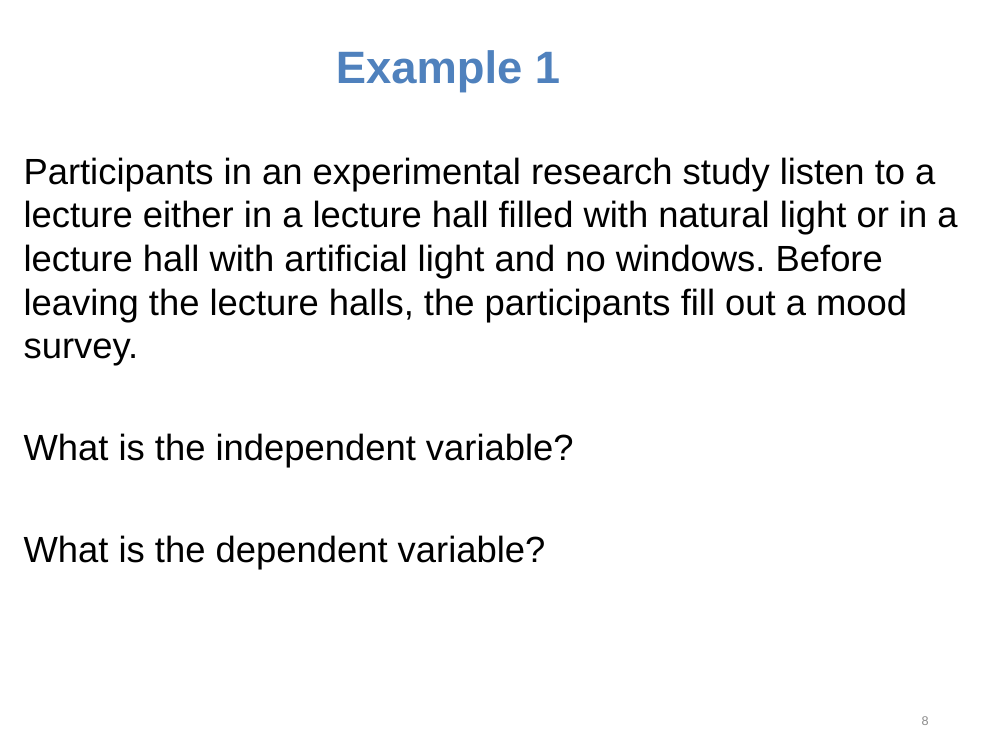
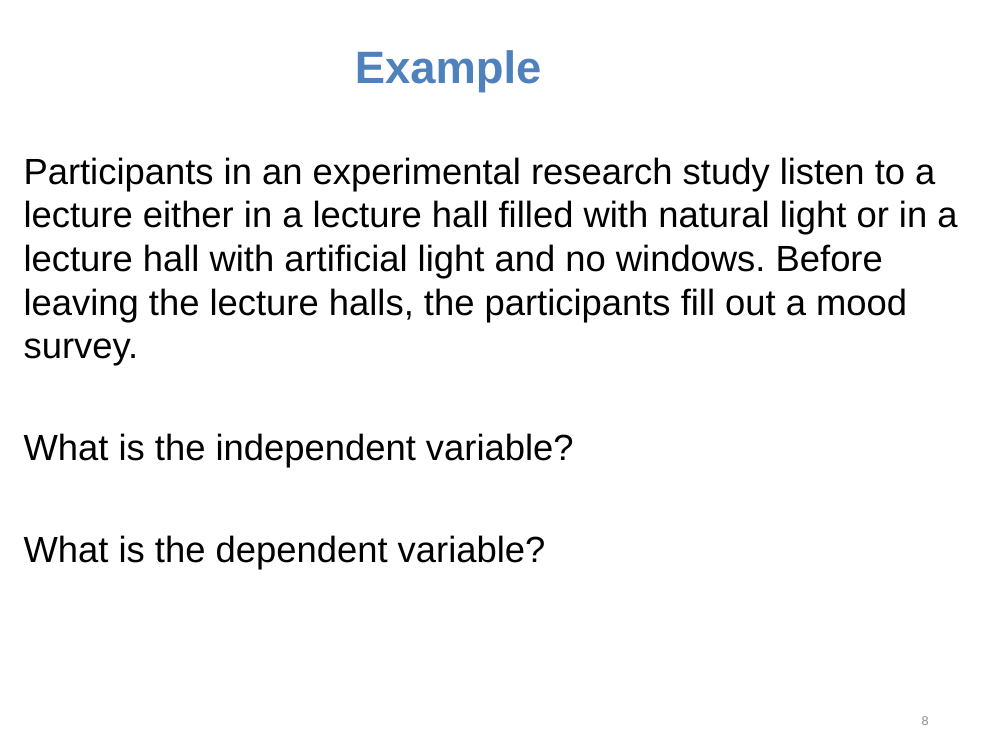
Before and after one commit to npm27/Teaching-Materials, a slide deck: slide 8 of Research Methods/Slides/Chapter 7.pptx. Drawn at 1008x756 pixels with LibreOffice and Linux fonts; fonts in the diff are those of the drawing. Boxes give left, top, right and bottom in pixels: in the first picture for what was removed or moved away, otherwise in the second. Text is boxed around its words. In the diff, an @@ line names an element or a change of style, - is before the commit and + after.

```diff
--- a/Research Methods/Slides/Chapter 7.pptx
+++ b/Research Methods/Slides/Chapter 7.pptx
@@ title at bbox=[355, 50, 541, 93]: text changed @@
-Example 1
+Example
```
Also in this commit, not shown: 3 other slides changed, 1 other file.
